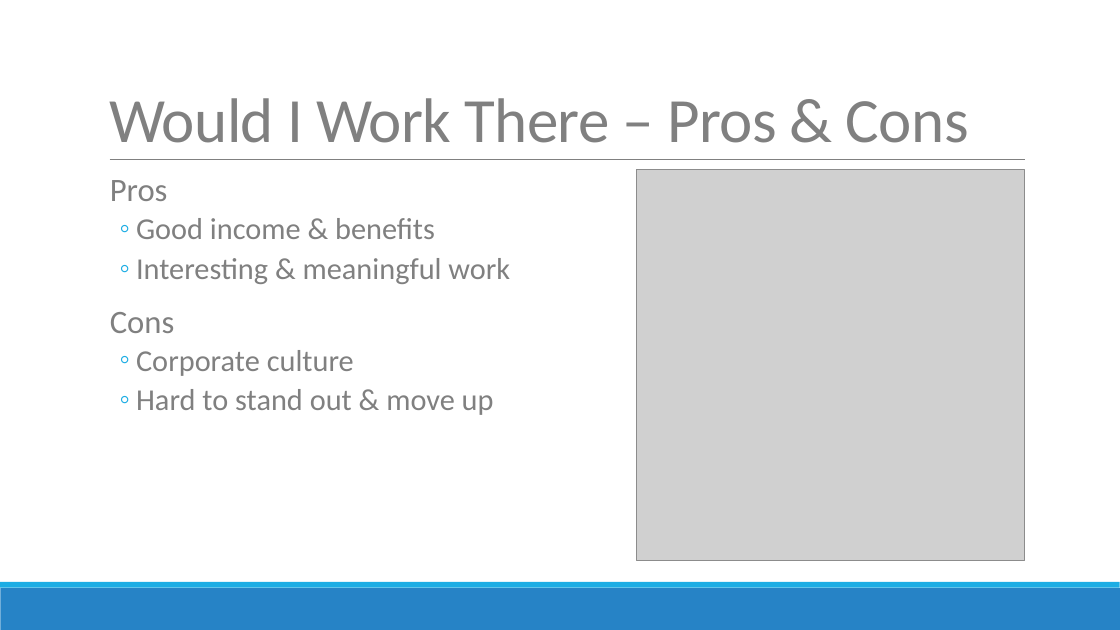
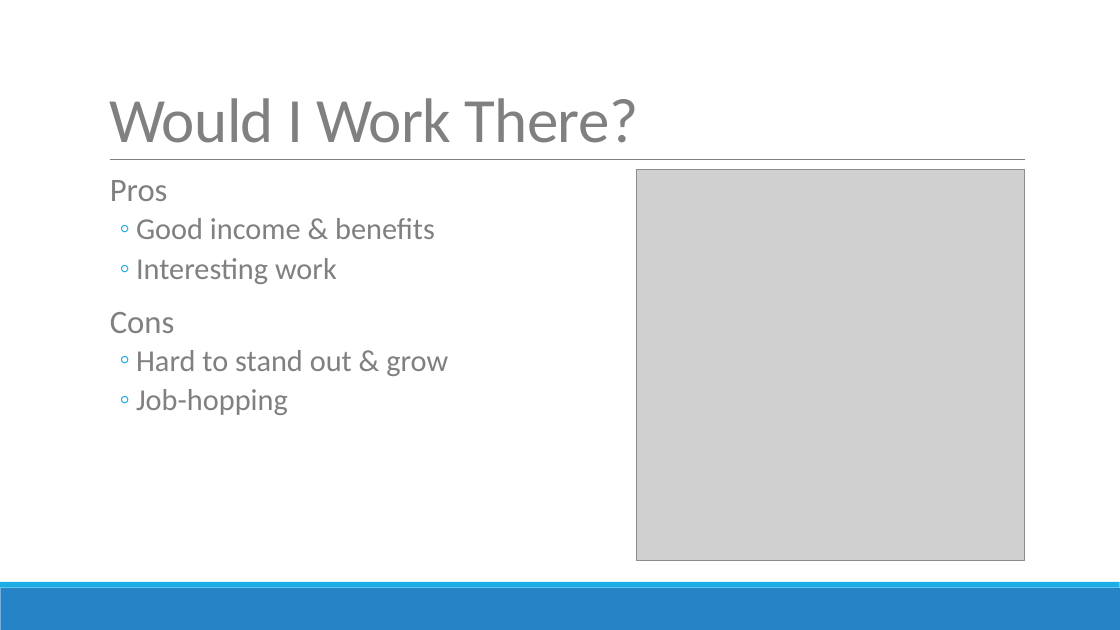
Before and after one commit to deepti-ramani/class-work, a slide deck: slide 4 of GameCareer_Microsoft.pptx. Drawn at 1120x630 pixels with LibreOffice and Linux fonts; fonts in the diff are those of the drawing; grey boxes stand for pictures. Boxes give left, top, right and bottom in pixels: in the first picture for what was removed or moved away, otherwise in the second. Text is boxed around its words. In the diff, an @@ line names an element or a change of style, - is before the commit and + after.

Commit message:
finish pptx

```diff
--- a/GameCareer_Microsoft.pptx
+++ b/GameCareer_Microsoft.pptx
@@ title at (x1=109, y1=98, x2=639, y2=143): text changed @@
-Would I Work There – Pros & Cons
+Would I Work There?
@@ text at (x1=136, y1=258, x2=337, y2=284): text changed @@
-  ◦ Interesting & meaningful work
+  ◦ Interesting work
@@ text at (x1=136, y1=350, x2=448, y2=415): text changed @@
-  ◦ Corporate culture
-  ◦ Hard to stand out & move up
+  ◦ Hard to stand out & grow
+  ◦ Job-hopping
```
Also in this commit, not shown: 4 other slides changed, 1 slide added.
